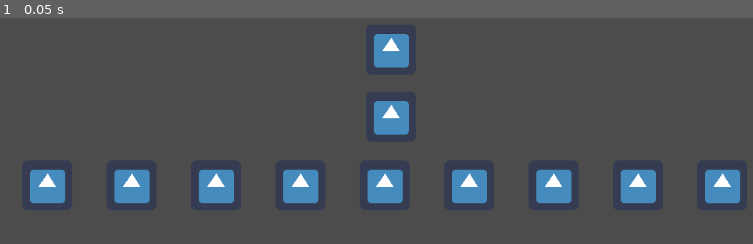
Above: before the commit, frame 1.
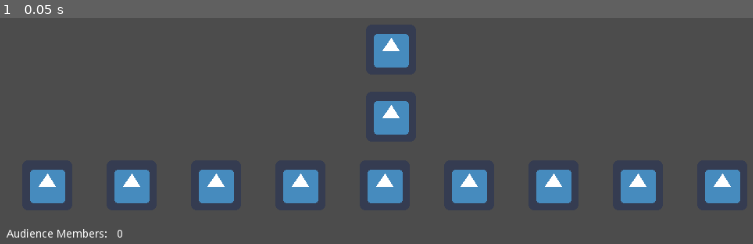
Above: after the commit, the same moment.

Repository: jmpoholarz/Memoji
Game: Godot game, scene res://titleScreen.tscn
Two runs of this game, one before a commit and one after it. Both use one fixed random seed, a clock stepped at 60 frames per second and the inputs below. The project has no main scene, so this scene is started directly. The engine's default icon, where the game draws it, is replaced by a stand-in: a white triangle on a blue panel in a dark square.
Inputs:
- Up to frame 1 (0.05 s): no input

The runs differ from the first frame. In frame 1, 0.3% of the frame differs, in the area x 0-17%, y 93-98%.

Commit message:
Added audience counter to gui

Diff:
--- a/MemojiHost/titleScreen.tscn
+++ b/MemojiHost/titleScreen.tscn
@@ -166,6 +166,7 @@
 
 [node name="Players" type="HBoxContainer" parent="VBoxContainer/VBoxContainer2/VBoxContainer2" index="0"]
 
+editor/display_folded = true
 anchor_left = 0.0
 anchor_top = 0.0
 anchor_right = 0.0
@@ -538,3 +539,110 @@
 size_flags_vertical = 1
 texture = ExtResource( 1 )
 stretch_mode = 0
+
+[node name="VBoxContainer3" type="VBoxContainer" parent="VBoxContainer" index="2"]
+
+anchor_left = 0.0
+anchor_top = 0.0
+anchor_right = 0.0
+anchor_bottom = 0.0
+margin_top = 280.0
+margin_right = 984.0
+margin_bottom = 294.0
+rect_pivot_offset = Vector2( 0, 0 )
+rect_clip_content = false
+mouse_filter = 1
+mouse_default_cursor_shape = 0
+size_flags_horizontal = 1
+size_flags_vertical = 1
+alignment = 0
+
+[node name="HBoxContainer" type="HBoxContainer" parent="VBoxContainer/VBoxContainer3" index="0"]
+
+anchor_left = 0.0
+anchor_top = 0.0
+anchor_right = 0.0
+anchor_bottom = 0.0
+margin_right = 984.0
+margin_bottom = 14.0
+rect_pivot_offset = Vector2( 0, 0 )
+rect_clip_content = false
+mouse_filter = 1
+mouse_default_cursor_shape = 0
+size_flags_horizontal = 1
+size_flags_vertical = 1
+alignment = 0
+
+[node name="HBoxContainer" type="HBoxContainer" parent="VBoxContainer/VBoxContainer3/HBoxContainer" index="0"]
+
+anchor_left = 0.0
+anchor_top = 0.0
+anchor_right = 0.0
+anchor_bottom = 0.0
+margin_right = 137.0
+margin_bottom = 14.0
+rect_min_size = Vector2( 10, 10 )
+rect_pivot_offset = Vector2( 0, 0 )
+rect_clip_content = false
+mouse_filter = 1
+mouse_default_cursor_shape = 0
+size_flags_horizontal = 1
+size_flags_vertical = 1
+alignment = 0
+_sections_unfolded = [ "Rect" ]
+
+[node name="Label" type="Label" parent="VBoxContainer/VBoxContainer3/HBoxContainer/HBoxContainer" index="0"]
+
+anchor_left = 0.0
+anchor_top = 0.0
+anchor_right = 0.0
+anchor_bottom = 0.0
+margin_right = 137.0
+margin_bottom = 14.0
+rect_pivot_offset = Vector2( 0, 0 )
+rect_clip_content = false
+mouse_filter = 2
+mouse_default_cursor_shape = 0
+size_flags_horizontal = 1
+size_flags_vertical = 4
+text = "Audience Members:  "
+percent_visible = 1.0
+lines_skipped = 0
+max_lines_visible = -1
+
+[node name="HBoxContainer2" type="HBoxContainer" parent="VBoxContainer/VBoxContainer3/HBoxContainer" index="1"]
+
+anchor_left = 0.0
+anchor_top = 0.0
+anchor_right = 0.0
+anchor_bottom = 0.0
+margin_left = 141.0
+margin_right = 149.0
+margin_bottom = 14.0
+rect_pivot_offset = Vector2( 0, 0 )
+rect_clip_content = false
+mouse_filter = 1
+mouse_default_cursor_shape = 0
+size_flags_horizontal = 1
+size_flags_vertical = 1
+alignment = 0
+_sections_unfolded = [ "Rect" ]
+
+[node name="Label" type="Label" parent="VBoxContainer/VBoxContainer3/HBoxContainer/HBoxContainer2" index="0"]
+
+anchor_left = 0.0
+anchor_top = 0.0
+anchor_right = 0.0
+anchor_bottom = 0.0
+margin_right = 8.0
+margin_bottom = 14.0
+rect_pivot_offset = Vector2( 0, 0 )
+rect_clip_content = false
+mouse_filter = 2
+mouse_default_cursor_shape = 0
+size_flags_horizontal = 1
+size_flags_vertical = 4
+text = "0"
+percent_visible = 1.0
+lines_skipped = 0
+max_lines_visible = -1
